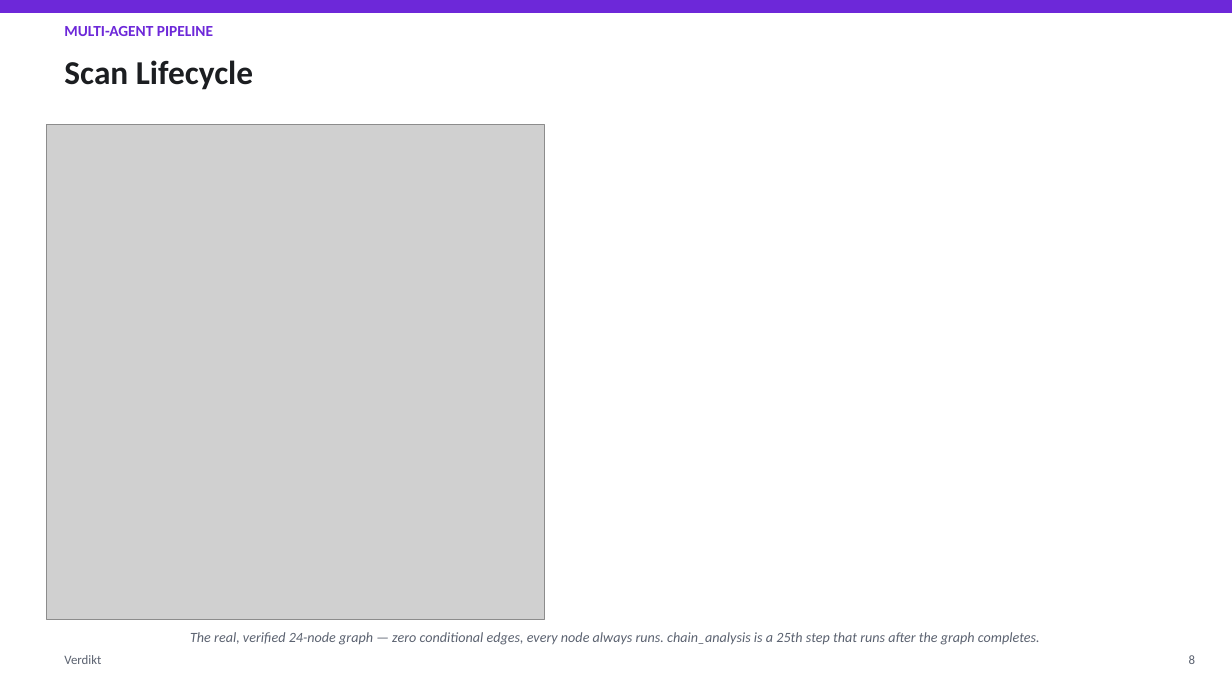
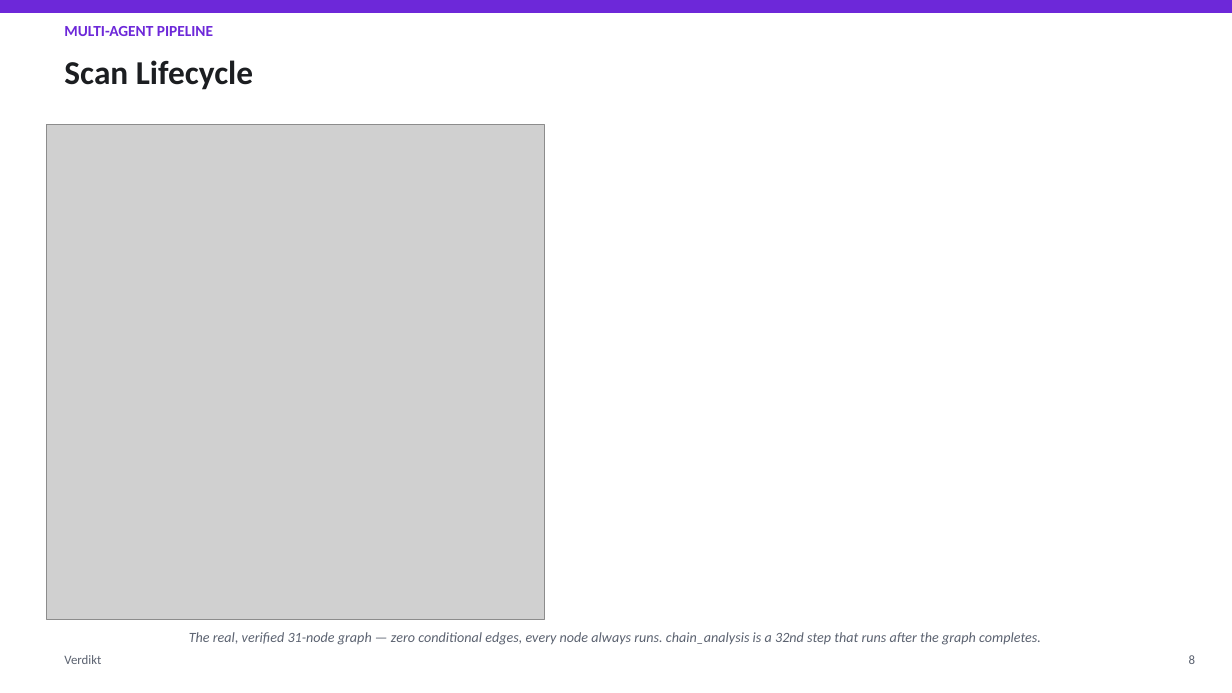
Before and after one commit to mudigondabhanu85/verdikt, a slide deck: slide 8 of docs/architecture-overview/Verdikt_Presentation.pptx. Drawn at 1232x693 pixels with LibreOffice and Linux fonts; fonts in the diff are those of the drawing; grey boxes stand for pictures. Boxes give left, top, right and bottom in pixels: in the first picture for what was removed or moved away, otherwise in the second. Text is boxed around its words. In the diff, an @@ line names an element or a change of style, - is before the commit and + after.

```diff
--- a/docs/architecture-overview/Verdikt_Presentation.pptx
+++ b/docs/architecture-overview/Verdikt_Presentation.pptx
@@ text at box(189, 632, 1041, 645): text changed @@
-The real, verified 24-node graph — zero conditional edges, every node always runs. chain_analysis is a 25th step that runs after the graph completes.
+The real, verified 31-node graph — zero conditional edges, every node always runs. chain_analysis is a 32nd step that runs after the graph completes.
```
Also in this commit, not shown: 11 other slides changed, 13 other files.
